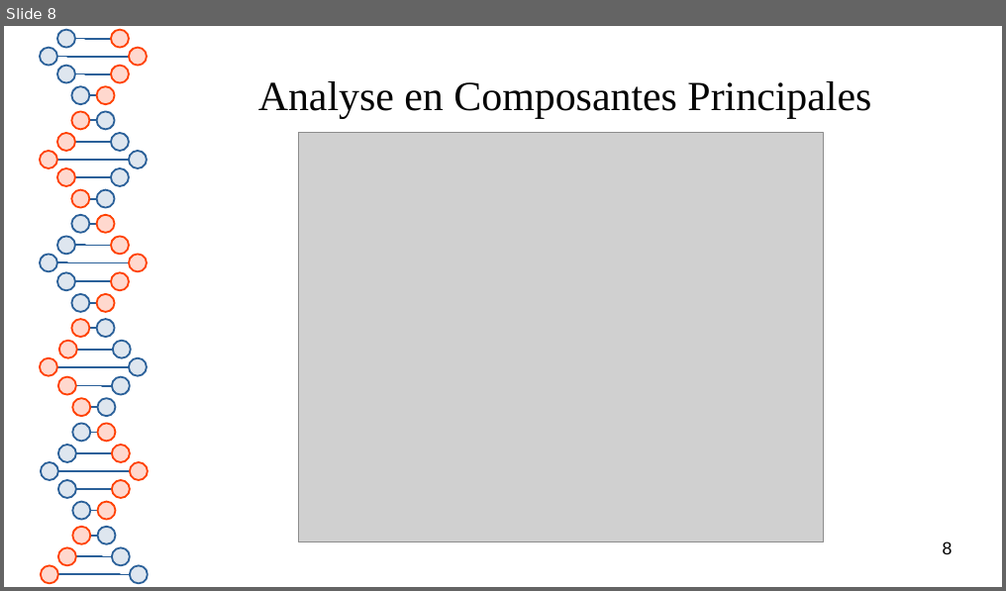
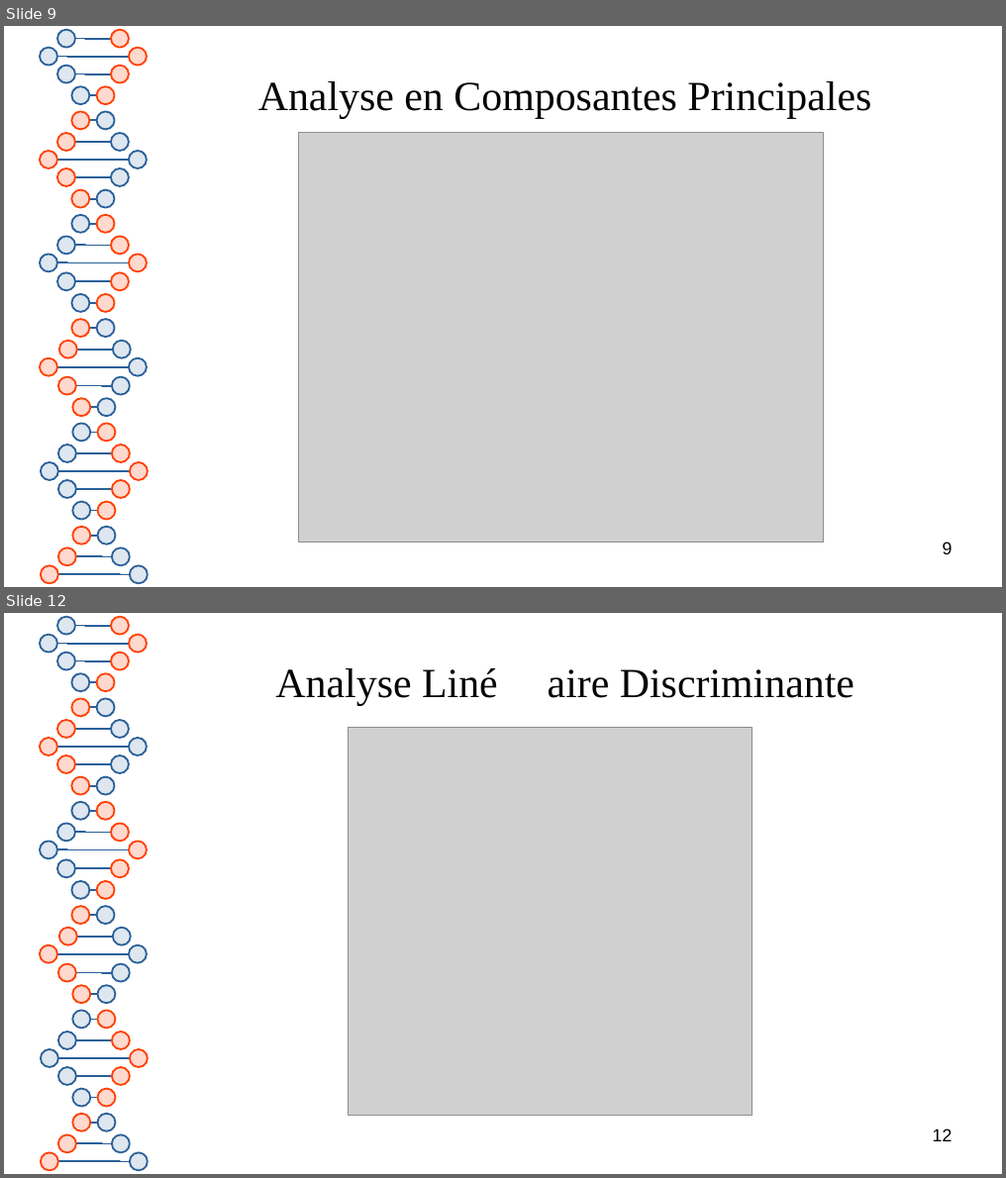
Before and after one commit to Polytech-E2I/data-processing, a slide deck: Projet1/report.odp. Shown one above the other, each under a label of ours: slide 8 before the commit, slides 9 and 12 after it; the slides between them are not shown. The pictures are 1006x591 and 1006x1178 pixels, drawn with LibreOffice and Linux fonts; fonts in the diff are those of the drawing; grey boxes stand for pictures. Boxes give left, top, right and bottom in pixels: in the first picture for what was removed or moved away, otherwise in the second. Text is boxed around its words. In the diff, an @@ line names an element or a change of style, - is before the commit and + after.

```diff
--- a/Projet1/report.odp
+++ b/Projet1/report.odp
@@ slide 12 added at bbox=[4, 613, 1002, 1174], background #FFFFFF; not listed: 81 template elements that a slide beside it also shows @@
@@ title added at bbox=[275, 668, 854, 705], 33 pt, text #050505 @@
+Analyse Liné aire Discriminante
@@ picture added at bbox=[350, 727, 752, 1116] @@
@@ page number added at bbox=[933, 1129, 952, 1142], 14 pt, text #000000 @@
+12
@@ what was slide 8 is now slide 9 @@
@@ page number at bbox=[943, 542, 952, 555]: text changed @@
-8
+9
```
Also in this commit, not shown: 1 slide changed, 3 other slides added, 1 other file.
